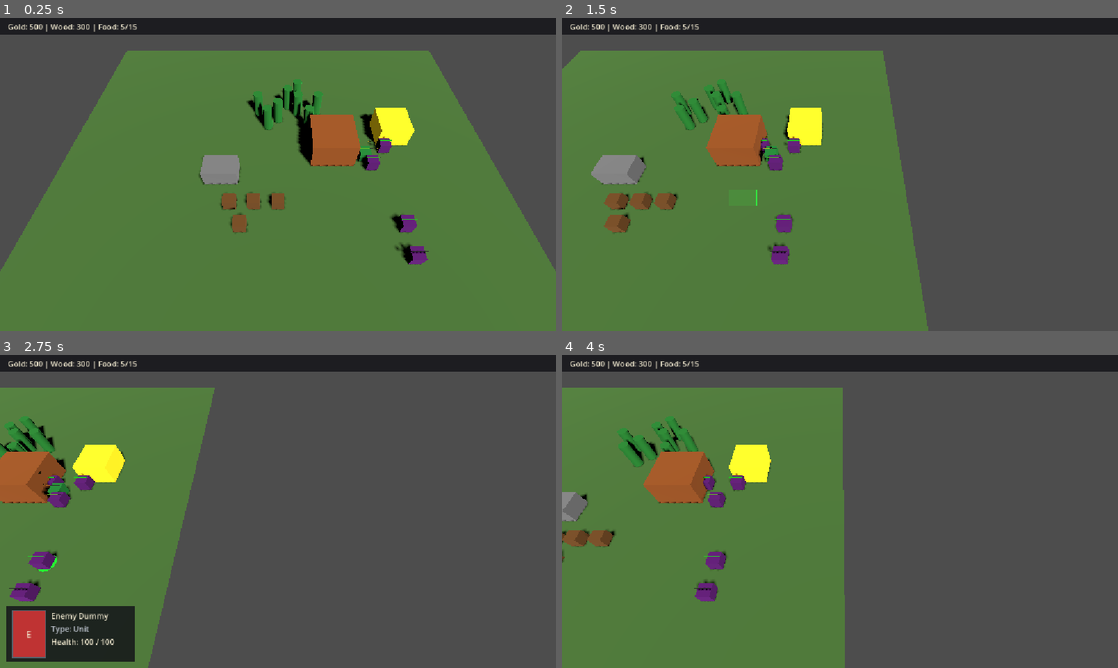
Above: before the commit, frames 1-4 (two rows, left to right).
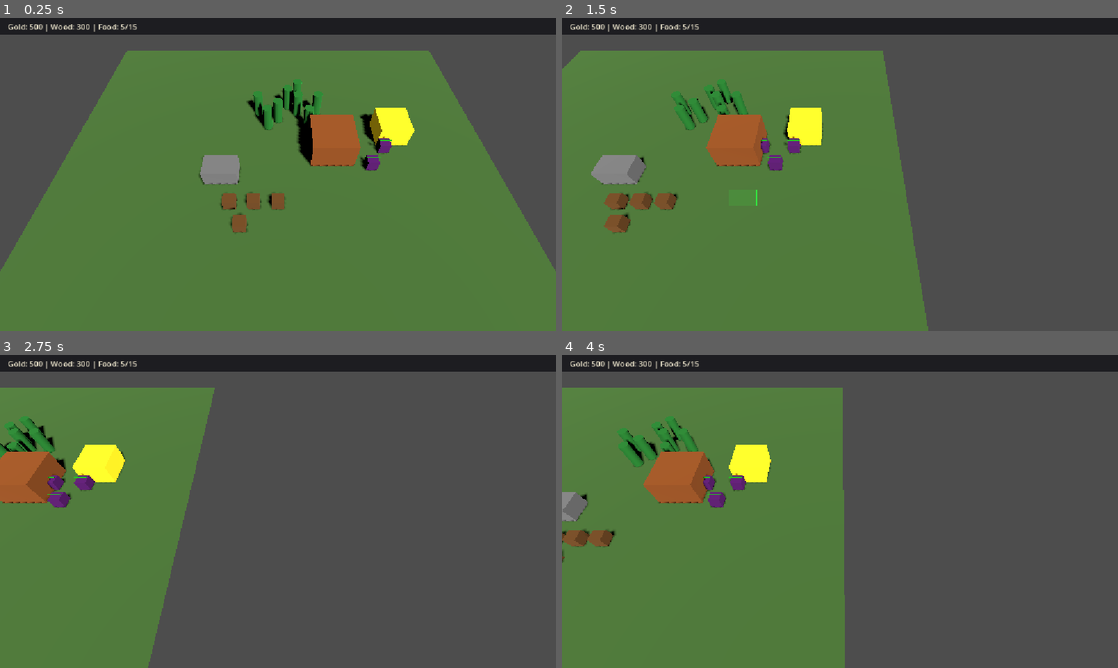
Above: after the commit, the same moments.

Repository: nplvkntx/endless-battle
Game: Godot game, scene res://scenes/main.tscn
Two runs of this game, one before a commit and one after it. Both use one fixed random seed, a clock stepped at 60 frames per second and the inputs below.
Inputs (mouse positions are in pixels of both pictures, inside the frame that each line leads up to):
- Up to frame 1 (0.25 s): no input
- Up to frame 2 (1.5 s): tap Enter at 0.5 s; move the mouse to (962, 158) at 0.52 s; hold Right (ui_right) 0.53-1.25 s; tap B at 0.6 s; click (962, 158) at 0.67 s; drag from (728, 190) to (812, 237) at 1.27 s
- Up to frame 3 (2.75 s): move the mouse to (333, 442) at 2.02 s; hold Right (ui_right) from 2.03 s (still down); tap T at 2.1 s
- Up to frame 4 (4 s): release Right (ui_right) at 2.75 s; drag from (812, 574) to (673, 464) at 2.77 s; move the mouse to (1006, 558) at 3.52 s; hold Left (ui_left) from 3.53 s (still down); tap B at 3.6 s

The runs differ from the first frame. In frame 1, 0.6% of the frame differs, in the area x 64-78%, y 38-79%; in frame 2, 0.5%; in frame 3, 4.8%, in the area x 1-25%, y 37-98%; in frame 4, 0.4%.

Commit message:
Clean development scene for hero testing

Diff:
--- a/scenes/main.tscn
+++ b/scenes/main.tscn
@@ -15,8 +15,6 @@
 [ext_resource type="PackedScene" path="res://scenes/resources/tree.tscn" id="9_tree"]
 [ext_resource type="PackedScene" path="res://scenes/buildings/farm.tscn" id="10_farm"]
 [ext_resource type="PackedScene" path="res://scenes/units/enemy_dummy.tscn" id="14_enemy_dummy"]
-[ext_resource type="PackedScene" path="res://scenes/units/archer.tscn" id="15_archer"]
-[ext_resource type="Script" path="res://scripts/systems/dev_hero_spawner.gd" id="19_dev_hero_spawner"]
 
 [sub_resource type="StyleBoxFlat" id="StyleBoxFlat_resource_bar"]
 bg_color = Color(0.08, 0.08, 0.1, 0.85)
@@ -68,9 +66,6 @@
 size = Vector3(4, 2.5, 4)
 
 [node name="Main" type="Node3D"]
-
-[node name="DevHeroSpawner" type="Node" parent="."]
-script = ExtResource("19_dev_hero_spawner")
 
 [node name="SelectionManager" type="Node" parent="."]
 script = ExtResource("5_selection_manager")
@@ -358,9 +353,6 @@
 [node name="Worker4" parent="." instance=ExtResource("4_worker")]
 transform = Transform3D(1, 0, 0, 0, 1, 0, 0, 0, 1, -3, 0.5, 5)
 
-[node name="DevArcher" parent="." instance=ExtResource("15_archer")]
-transform = Transform3D(1, 0, 0, 0, 1, 0, 0, 0, 1, 8, 0.5, -2)
-
 [node name="HeroTestDummy1" parent="." instance=ExtResource("14_enemy_dummy")]
 transform = Transform3D(1, 0, 0, 0, 1, 0, 0, 0, 1, 10, 0.5, -3)
 attack_damage = 25
@@ -393,12 +385,6 @@
 [node name="GoldMine" parent="." instance=ExtResource("8_gold_mine")]
 transform = Transform3D(1, 0, 0, 0, 1, 0, 0, 0, 1, 11, 1, -5)
 
-[node name="EnemyDummy" parent="." instance=ExtResource("14_enemy_dummy")]
-transform = Transform3D(1, 0, 0, 0, 1, 0, 0, 0, 1, 10, 0.5, 5)
-
-[node name="EnemyDummy2" parent="." instance=ExtResource("14_enemy_dummy")]
-transform = Transform3D(1, 0, 0, 0, 1, 0, 0, 0, 1, 10, 0.5, 7.5)
-
 [node name="Tree" parent="." instance=ExtResource("9_tree")]
 transform = Transform3D(1, 0, 0, 0, 1, 0, 0, 0, 1, 0, 1.25, -7)
 
